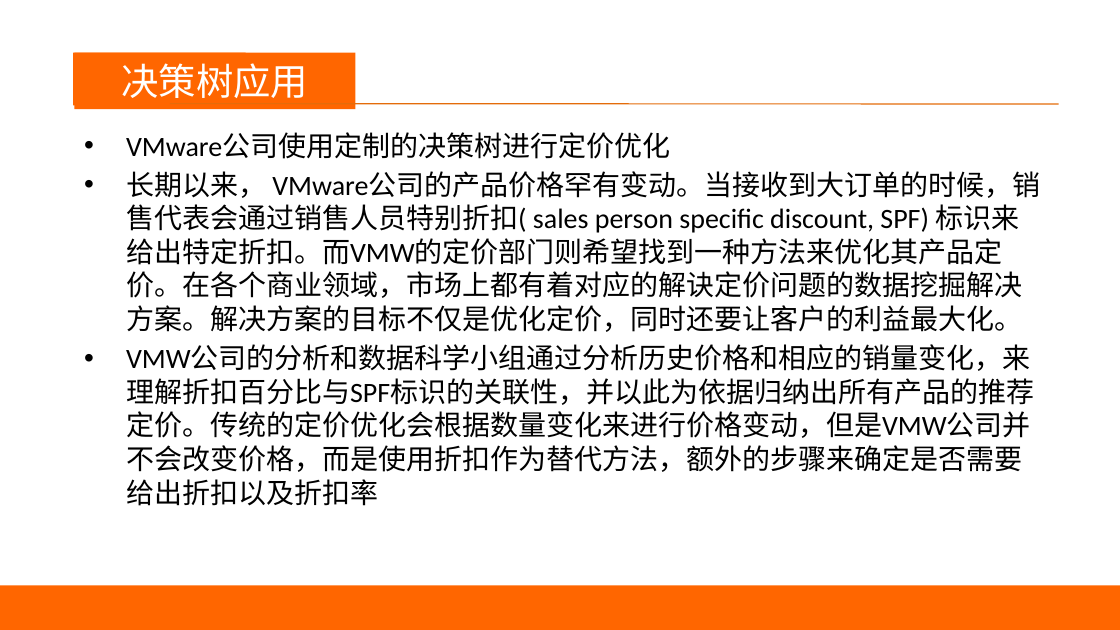
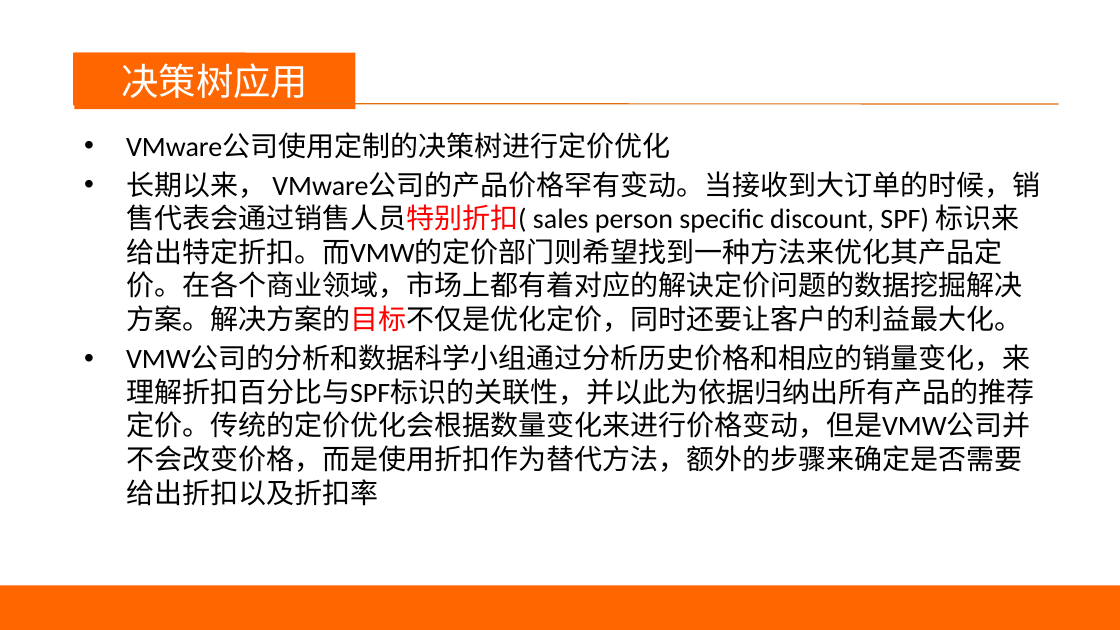
Before and after one commit to happyfaye/AIforJmuNet, a slide deck: slide 58 of 教学资料/机器学习/机器学习-决策树.pptx (slide 54 before the commit). Drawn at 1120x630 pixels with LibreOffice and Linux fonts; fonts in the diff are those of the drawing. Boxes give left, top, right and bottom in pixels: in the first picture for what was removed or moved away, otherwise in the second. Text is boxed around its words. In the diff, an @@ line names an element or a change of style, - is before the commit and + after.

```diff
--- a/教学资料/机器学习/机器学习-决策树.pptx
+++ b/教学资料/机器学习/机器学习-决策树.pptx
@@ text at bbox=[126, 171, 1040, 332]: text colour #000000 to #FF0000 in "VMware公司的产品价格罕有变动。当接收到大订单的时候，销售代表会通过销售人员特别折扣( 标识来给出特定折扣。而VMW ..." @@
```
Also in this commit, not shown: 2 other slides changed, 5 slides added, 39 other files.
